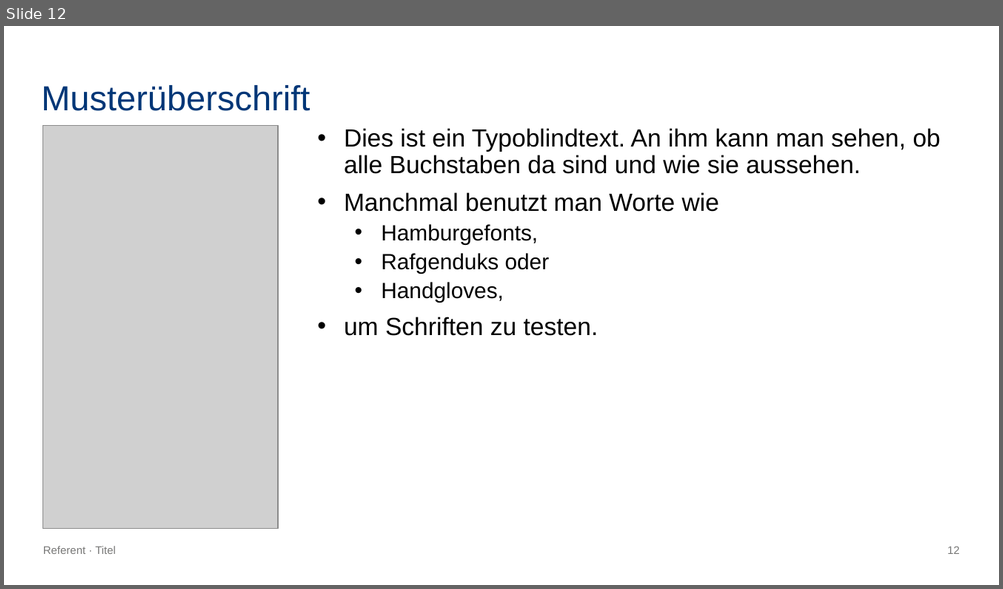
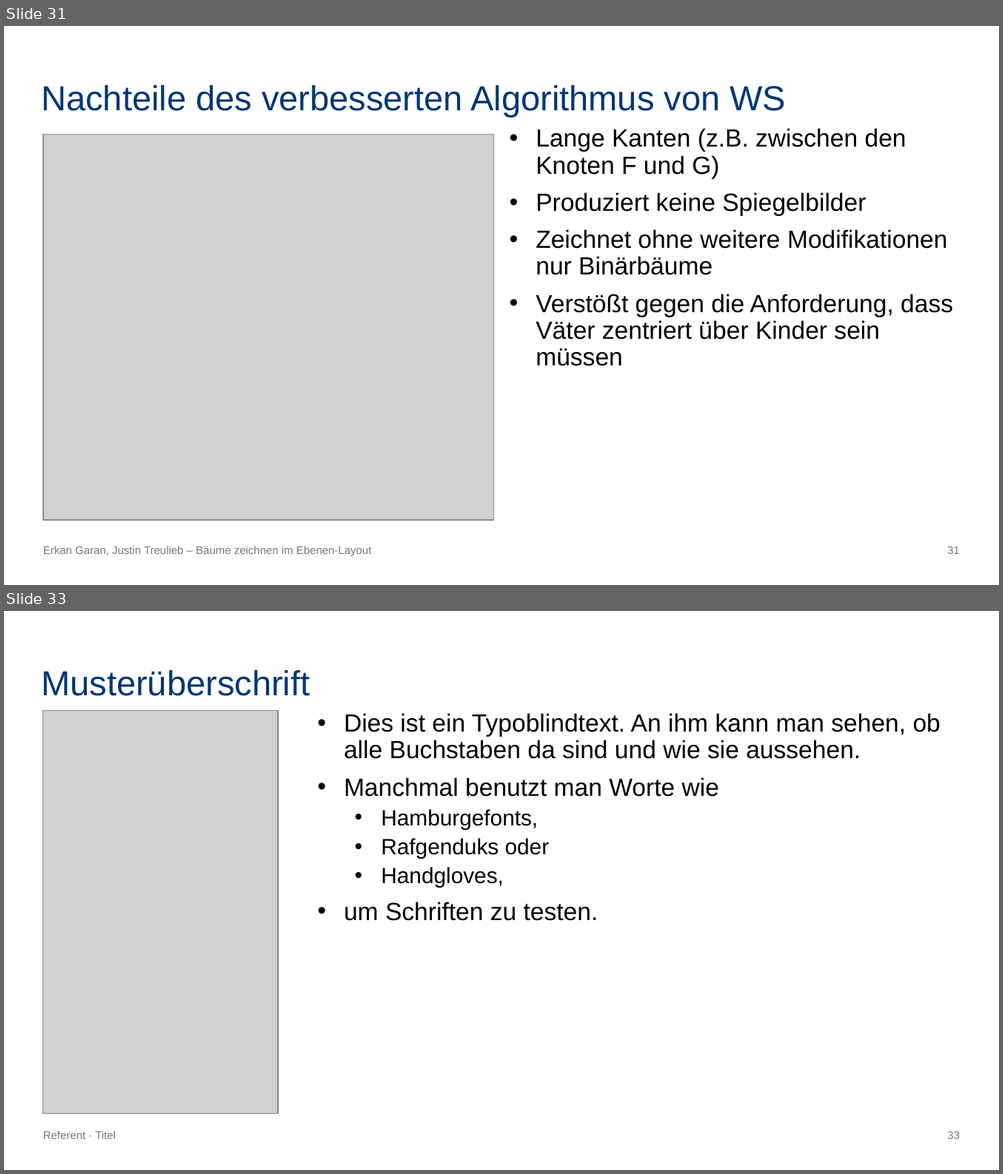
Before and after one commit to erkangrn/Praxsiprojekt, a slide deck: Powerpoint/Bäume zeichnen im Ebenen-Layout.pptx. Shown one above the other, each under a label of ours: slide 12 before the commit, slides 31 and 33 after it; the slides between them are not shown. The pictures are 1003x589 and 1003x1174 pixels, drawn with LibreOffice and Linux fonts; fonts in the diff are those of the drawing; grey boxes stand for pictures. Boxes give left, top, right and bottom in pixels: in the first picture for what was removed or moved away, otherwise in the second. Text is boxed around its words. In the diff, an @@ line names an element or a change of style, - is before the commit and + after.

```diff
--- a/Powerpoint/Bäume zeichnen im Ebenen-Layout.pptx
+++ b/Powerpoint/Bäume zeichnen im Ebenen-Layout.pptx
@@ slide 31 added at bbox=[4, 26, 999, 585], background #FFFFFF; not listed: 1 template element that a slide beside it also shows @@
@@ title added at bbox=[41, 85, 785, 116], 25.2 pt, text #003677 @@
+Nachteile des verbesserten Algorithmus von WS
@@ picture added at bbox=[42, 134, 493, 520] @@
@@ text added at bbox=[535, 128, 953, 366], 18 pt, text #000000 @@
+• Lange Kanten (z.B. zwischen den Knoten F und G)
+• Produziert keine Spiegelbilder
+• Zeichnet ohne weitere Modifikationen nur Binärbäume
+• Verstößt gegen die Anforderung, dass Väter zentriert über Kinder sein müssen
@@ text added at bbox=[43, 546, 372, 557], 8 pt, text #777776 @@
+Erkan Garan, Justin Treulieb – Bäume zeichnen im Ebenen-Layout
@@ what was slide 12 is now slide 33 @@
@@ page number at bbox=[947, 1131, 959, 1139]: text changed @@
-12
+33
```
Also in this commit, not shown: 6 slides changed, 21 other slides added, 1 slide removed, 2 other files.
